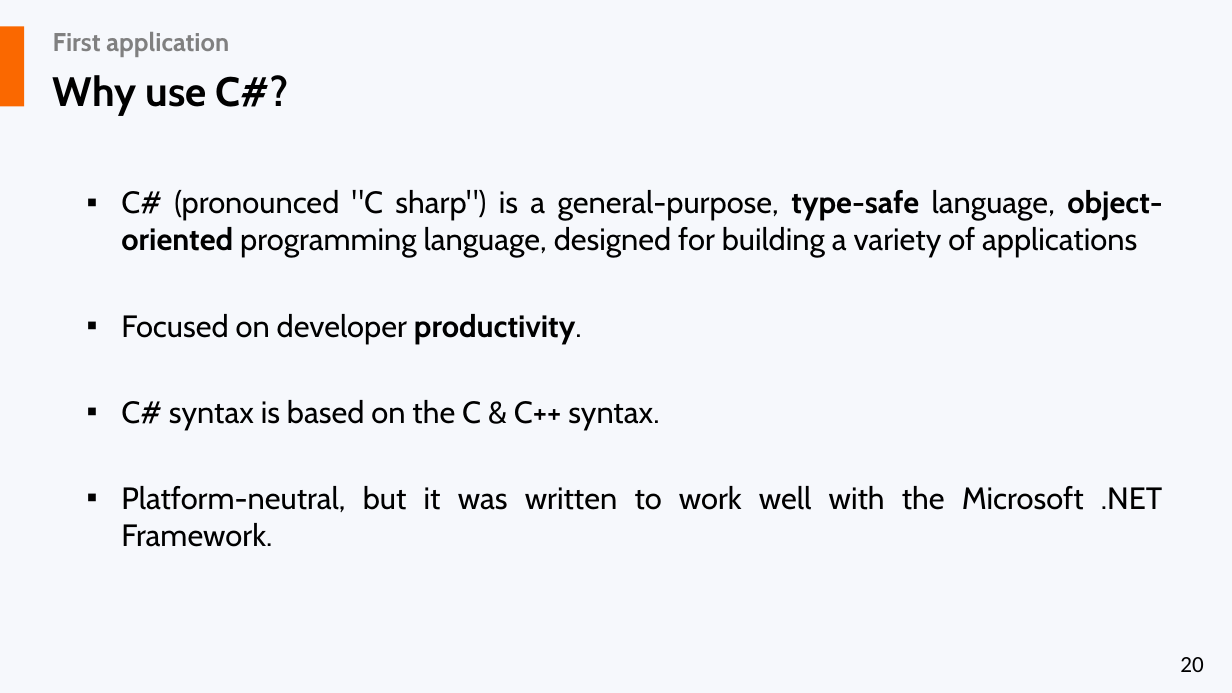
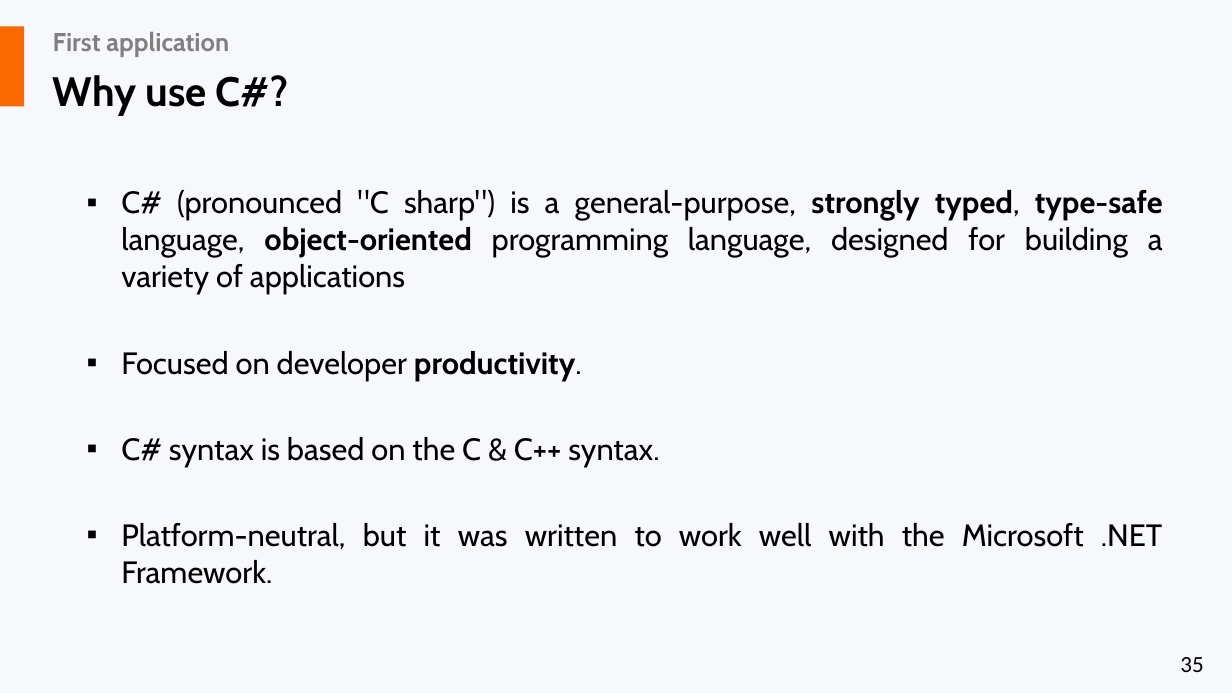
Before and after one commit to liviucotfas/ase-web-and-cloud-applications-security, a slide deck: slide 35 of Presentation ASPNET MVC Core - Part I.pptx (slide 20 before the commit). Drawn at 1232x693 pixels with LibreOffice and Linux fonts; fonts in the diff are those of the drawing. Boxes give left, top, right and bottom in pixels: in the first picture for what was removed or moved away, otherwise in the second. Text is boxed around its words. In the diff, an @@ line names an element or a change of style, - is before the commit and + after.

```diff
--- a/Presentation ASPNET MVC Core - Part I.pptx
+++ b/Presentation ASPNET MVC Core - Part I.pptx
@@ text at (121,190,1163,294): text changed @@
-▪ C# (pronounced "C sharp") is a general-purpose, type-safe language, object-oriented programming language, designed for building a variety of applications
+▪ C# (pronounced "C sharp") is a general-purpose, strongly typed, type-safe language, object-oriented programming language, designed for building a variety of applications
@@ page number at (1180,657,1203,672): text changed @@
-20
+35
```
Also in this commit, not shown: 17 other slides changed, 2 slides removed, 4 other files.
